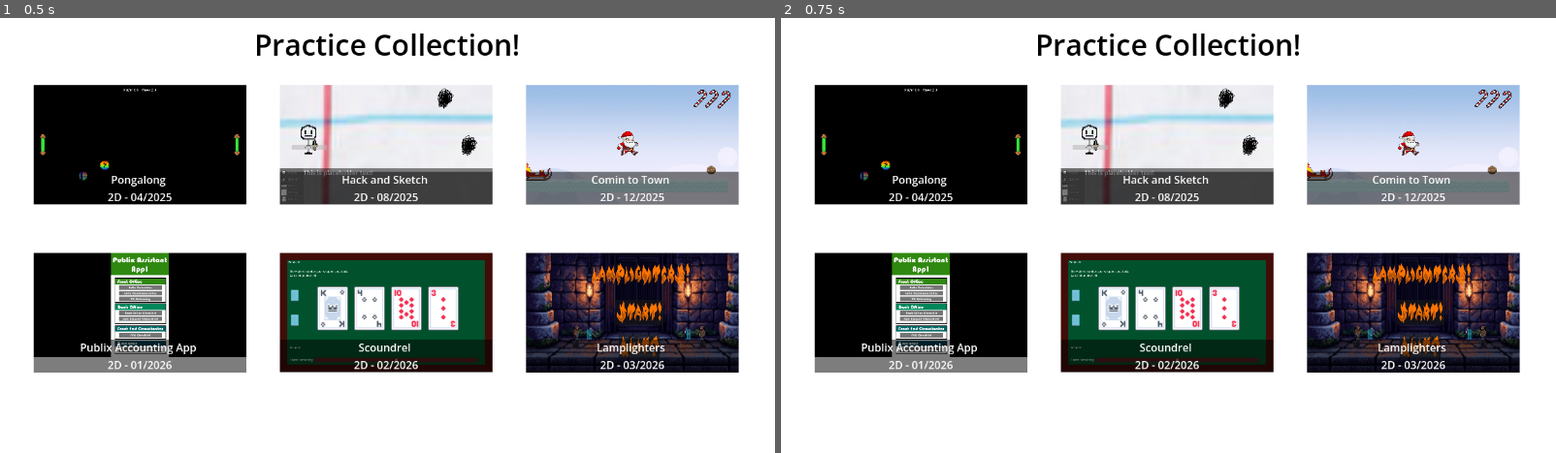
Above: before the commit, frames 1-2 (left to right).
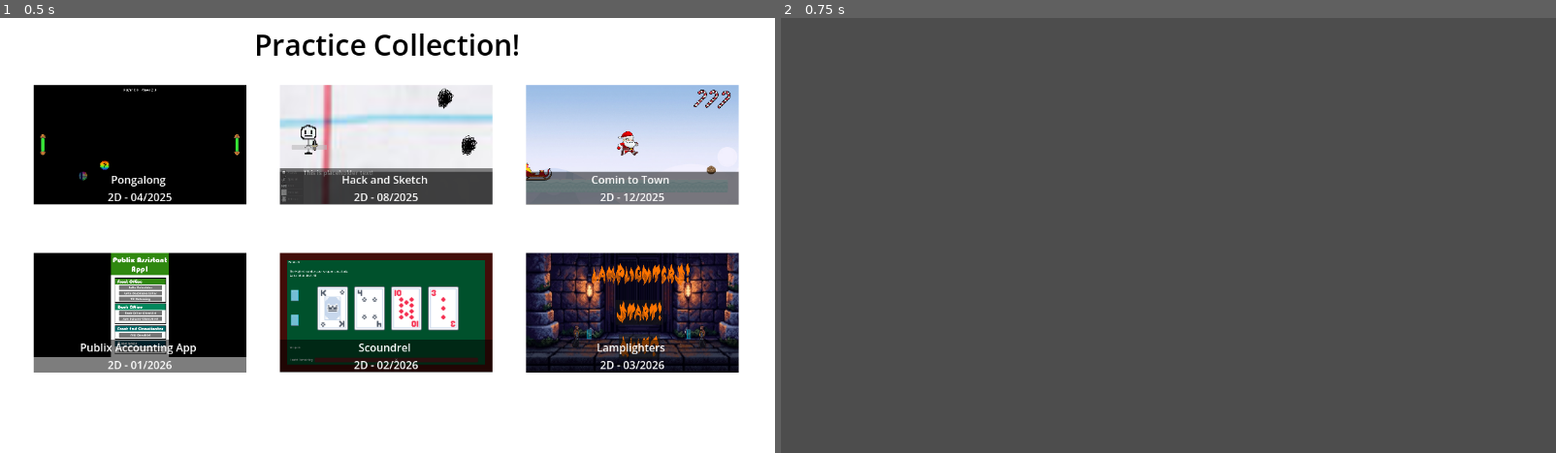
Above: after the commit, the same moments.

Repository: Pixelite22/Game-a-Month-Collection
Game: Godot game, scene res://Scenes and Code/Scenes/collection_menu.tscn
The game is run twice, just before and just after one commit, with the same random seed, the same clock (stepped at 60 frames per second) and the same inputs.
Inputs (mouse positions are in pixels of both pictures, inside the frame that each line leads up to):
- Up to frame 1 (0.5 s): no input
- Up to frame 2 (0.75 s): click (920, 144) at 0.5 s

Frame 1 is identical in both runs. In frame 2, 98% of the frame differs, in the area x 0-100%, y 0-100%.
Error after the commit: Attempt to call function 'instantiate' in base 'null instance' on a null instance. (res://Scenes)

Commit message:
Update 2
AND IT'S JUST THAT SIMPLE

Diff:
--- /dev/null
+++ b/Scenes and Code/Code/game_registry.gd
@@ -0,0 +1,12 @@
+extends Node
+
+#var games = [
+#	"Title" : "Pongalong"
+#	"Dimension" :
+#	"Date" :
+#	"Preview" :
+#	"game_scene" :
+#]
+#
+#func add_game():
+#
--- a/Scenes and Code/Scenes/collection_menu.gd
+++ b/Scenes and Code/Scenes/collection_menu.gd
@@ -1,13 +1,19 @@
 extends Control
 
-@onready var buttons: Node = $Buttons
-@onready var pongalong_display: TextureButton = $"Buttons/Pongalong Display"
-@onready var comin_to_town_display: TextureButton = $"Buttons/Comin to Town Display"
-@onready var publix_accounting_app_display: TextureButton = $"Buttons/Publix Accounting App Display"
-@onready var scoundrel_display: TextureButton = $"Buttons/Scoundrel Display"
-@onready var lamplighters_display: TextureButton = $"Buttons/Lamplighters Display"
-@onready var hack_and_sketch_display: TextureButton = $"Buttons/Hack and Sketch Display"
+@onready var buttons: Node = $"Menu Contents/Buttons"
+@onready var pongalong_display: TextureButton = $"Menu Contents/Buttons/Pongalong Display"
+@onready var comin_to_town_display: TextureButton = $"Menu Contents/Buttons/Comin to Town Display"
+@onready var publix_accounting_app_display: TextureButton = $"Menu Contents/Buttons/Publix Accounting App Display"
+@onready var scoundrel_display: TextureButton = $"Menu Contents/Buttons/Scoundrel Display"
+@onready var lamplighters_display: TextureButton = $"Menu Contents/Buttons/Lamplighters Display"
+@onready var hack_and_sketch_display: TextureButton = $"Menu Contents/Buttons/Hack and Sketch Display"
 
+var pongalong_playing := false
+var comin_to_town_playing := false
+var hack_and_sketch_playing := false
+var lamplighters_playing := false
+var pub_account_app_playing := false
+var scoundrel_playing := false
 
 # Called when the node enters the scene tree for the first time.
 func _ready() -> void:
@@ -28,17 +34,40 @@
 	for button in buttons.get_children():
 		if button.button_pressed:
 			pressed_button = button
+			for child in get_children():
+				child.queue_free()
 
 	match pressed_button:
 		pongalong_display:
-			print("pongalong pressed")
+			pongalong_playing = true
+			get_tree().change_scene_to_file("res://Games/Pongalong/Scenes/main.tscn")
+			var pongalong = load("res://Games/Pongalong/Scenes/main.tscn")
+			var pongalong_instance = pongalong.instantiate()
+			add_child(pongalong_instance)
 		comin_to_town_display:
 			print("comin to town pressed")
 		publix_accounting_app_display:
 			print("publix accounting app pressed")
 		scoundrel_display:
-			print("scoundrel pressed")
+			print("Scoundrel pressed")
 		lamplighters_display:
-			print("lamplighters pressed")
+			lamplighters_playing = true
+			var lamplighters_event_bus_node = Node.new()
+			lamplighters_event_bus_node.name = "lamplighters_event_bus_node"
+			add_child(lamplighters_event_bus_node)
+			lamplighters_event_bus_node.set_script("res://Games/Lamplighters/Scenes and Codes/Code/Event_Bus.gd")
+
+			var lamplighters_state_machine = Node.new()
+			lamplighters_state_machine.name = "lamplighters_state_machine"
+			add_child(lamplighters_state_machine)
+			lamplighters_state_machine.set_script("res://Games/Lamplighters/Scenes and Codes/Code/Game_State_Machine.gd")
+
+			var lamplighters = load("res://Games/Lamplighters/Scenes and Codes/Scenes/main.tscn")
+			var lamplighters_instance = lamplighters.instantiate()
+			add_child(lamplighters_instance)
 		hack_and_sketch_display:
-			print("hack and sketch pressed")
+			hack_and_sketch_playing = true
+			get_tree().change_scene_to_file("res://Games/Hack and Sketch/Scenes/Main.tscn")
+			#var hack_and_sketch = load("res://Games/Hack and Sketch/Scenes/Main.tscn")
+			#var hack_and_sketch_instance = hack_and_sketch.instantiate()
+			#add_child(hack_and_sketch_instance)
--- a/Scenes and Code/Scenes/collection_menu.tscn
+++ b/Scenes and Code/Scenes/collection_menu.tscn
@@ -18,16 +18,16 @@
 grow_vertical = 2
 script = ExtResource("1_5qddx")
 
-[node name="ColorRect" type="ColorRect" parent="." unique_id=1094532604]
-layout_mode = 1
+[node name="Menu Contents" type="Node" parent="." unique_id=1208039525]
+
+[node name="ColorRect" type="ColorRect" parent="Menu Contents" unique_id=1094532604]
 anchors_preset = 15
 anchor_right = 1.0
 anchor_bottom = 1.0
 grow_horizontal = 2
 grow_vertical = 2
 
-[node name="Title" type="RichTextLabel" parent="." unique_id=1788551678]
-layout_mode = 1
+[node name="Title" type="RichTextLabel" parent="Menu Contents" unique_id=1788551678]
 anchors_preset = 10
 anchor_right = 1.0
 offset_bottom = 80.0
@@ -38,15 +38,15 @@
 horizontal_alignment = 1
 vertical_alignment = 1
 
-[node name="Buttons" type="Node" parent="." unique_id=692177353]
+[node name="Buttons" type="Node" parent="Menu Contents" unique_id=692177353]
 
-[node name="Pongalong Display" parent="Buttons" unique_id=743895997 instance=ExtResource("6_dt4g8")]
+[node name="Pongalong Display" parent="Menu Contents/Buttons" unique_id=743895997 instance=ExtResource("6_dt4g8")]
 texture_normal = ExtResource("1_i0is2")
 month_made = 4
 year_made = 2025
 is_2D = true
 
-[node name="Comin to Town Display" parent="Buttons" unique_id=1549429867 instance=ExtResource("6_dt4g8")]
+[node name="Comin to Town Display" parent="Menu Contents/Buttons" unique_id=1549429867 instance=ExtResource("6_dt4g8")]
 offset_left = 782.0
 offset_right = 1098.0
 texture_normal = ExtResource("2_74564")
@@ -54,7 +54,7 @@
 year_made = 2025
 is_2D = true
 
-[node name="Publix Accounting App Display" parent="Buttons" unique_id=1554150830 instance=ExtResource("6_dt4g8")]
+[node name="Publix Accounting App Display" parent="Menu Contents/Buttons" unique_id=1554150830 instance=ExtResource("6_dt4g8")]
 offset_top = 350.0
 offset_bottom = 528.0
 texture_normal = ExtResource("3_dt4g8")
@@ -62,7 +62,7 @@
 year_made = 2026
 is_2D = true
 
-[node name="Scoundrel Display" parent="Buttons" unique_id=1173847842 instance=ExtResource("6_dt4g8")]
+[node name="Scoundrel Display" parent="Menu Contents/Buttons" unique_id=1173847842 instance=ExtResource("6_dt4g8")]
 offset_left = 416.0
 offset_top = 350.0
 offset_right = 732.0
@@ -72,7 +72,7 @@
 year_made = 2026
 is_2D = true
 
-[node name="Lamplighters Display" parent="Buttons" unique_id=885582133 instance=ExtResource("6_dt4g8")]
+[node name="Lamplighters Display" parent="Menu Contents/Buttons" unique_id=885582133 instance=ExtResource("6_dt4g8")]
 offset_left = 782.0
 offset_top = 350.0
 offset_right = 1098.0
@@ -82,7 +82,7 @@
 year_made = 2026
 is_2D = true
 
-[node name="Hack and Sketch Display" parent="Buttons" unique_id=1167259582 instance=ExtResource("6_dt4g8")]
+[node name="Hack and Sketch Display" parent="Menu Contents/Buttons" unique_id=1167259582 instance=ExtResource("6_dt4g8")]
 offset_left = 416.0
 offset_right = 732.0
 texture_normal = ExtResource("7_01m7q")
--- /dev/null
+++ b/Scenes and Code/Scenes/menu_contents.tscn
@@ -0,0 +1,81 @@
+[gd_scene format=3 uid="uid://4ipkp6f3oyif"]
+
+[ext_resource type="PackedScene" uid="uid://cdbkwoedq5ux6" path="res://Scenes and Code/Scenes/game_display.tscn" id="1_c8nfc"]
+[ext_resource type="Texture2D" uid="uid://buw7f6li78alk" path="res://Assets/Sights/Pongalong Preview Image.png" id="2_egqk8"]
+[ext_resource type="Texture2D" uid="uid://begvvdkg3bjix" path="res://Assets/Sights/Comin to town Preview Image.png" id="3_2fs70"]
+[ext_resource type="Texture2D" uid="uid://bsxcvwqbvyg3y" path="res://Assets/Sights/Publix Accounting App Preview Image.png" id="4_4vq2j"]
+[ext_resource type="Texture2D" uid="uid://i37a6qxqnfbu" path="res://Assets/Sights/Scoundrel Preview Image.png" id="5_chdqd"]
+[ext_resource type="Texture2D" uid="uid://swupgsa0un3j" path="res://Assets/Sights/Lamplighters Preview Image.png" id="6_cik60"]
+[ext_resource type="Texture2D" uid="uid://dr2awhxdlrlu4" path="res://Assets/Sights/Hack and Sketch Preview Image.png" id="7_4a3ma"]
+
+[node name="Menu Contents" type="Node" unique_id=753996648]
+
+[node name="ColorRect" type="ColorRect" parent="." unique_id=1410337216]
+anchors_preset = 15
+anchor_right = 1.0
+anchor_bottom = 1.0
+grow_horizontal = 2
+grow_vertical = 2
+
+[node name="Title" type="RichTextLabel" parent="." unique_id=1234257856]
+anchors_preset = 10
+anchor_right = 1.0
+offset_bottom = 80.0
+grow_horizontal = 2
+theme_override_colors/default_color = Color(0, 0, 0, 1)
+theme_override_font_sizes/normal_font_size = 43
+text = "Practice Collection!"
+horizontal_alignment = 1
+vertical_alignment = 1
+
+[node name="Buttons" type="Node" parent="." unique_id=883577937]
+
+[node name="Pongalong Display" parent="Buttons" unique_id=743895997 instance=ExtResource("1_c8nfc")]
+texture_normal = ExtResource("2_egqk8")
+month_made = 4
+year_made = 2025
+is_2D = true
+
+[node name="Comin to Town Display" parent="Buttons" unique_id=558433833 instance=ExtResource("1_c8nfc")]
+offset_left = 782.0
+offset_right = 1098.0
+texture_normal = ExtResource("3_2fs70")
+month_made = 12
+year_made = 2025
+is_2D = true
+
+[node name="Publix Accounting App Display" parent="Buttons" unique_id=19640251 instance=ExtResource("1_c8nfc")]
+offset_top = 350.0
+offset_bottom = 528.0
+texture_normal = ExtResource("4_4vq2j")
+month_made = 1
+year_made = 2026
+is_2D = true
+
+[node name="Scoundrel Display" parent="Buttons" unique_id=839226499 instance=ExtResource("1_c8nfc")]
+offset_left = 416.0
+offset_top = 350.0
+offset_right = 732.0
+offset_bottom = 528.0
+texture_normal = ExtResource("5_chdqd")
+month_made = 2
+year_made = 2026
+is_2D = true
+
+[node name="Lamplighters Display" parent="Buttons" unique_id=1010191631 instance=ExtResource("1_c8nfc")]
+offset_left = 782.0
+offset_top = 350.0
+offset_right = 1098.0
+offset_bottom = 528.0
+texture_normal = ExtResource("6_cik60")
+month_made = 3
+year_made = 2026
+is_2D = true
+
+[node name="Hack and Sketch Display" parent="Buttons" unique_id=1623847870 instance=ExtResource("1_c8nfc")]
+offset_left = 416.0
+offset_right = 732.0
+texture_normal = ExtResource("7_4a3ma")
+month_made = 8
+year_made = 2025
+is_2D = true
Not shown, added: Scenes and Code/Code/game_registry.gd.uid
